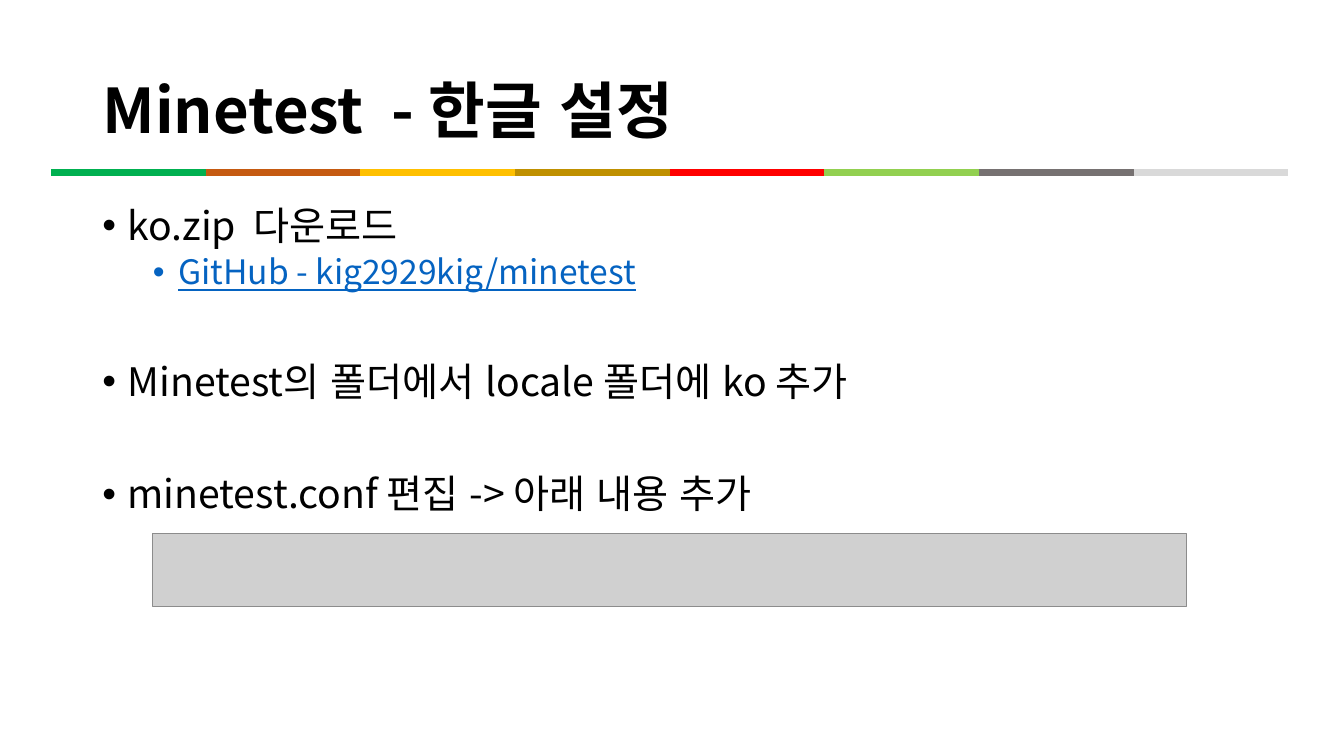
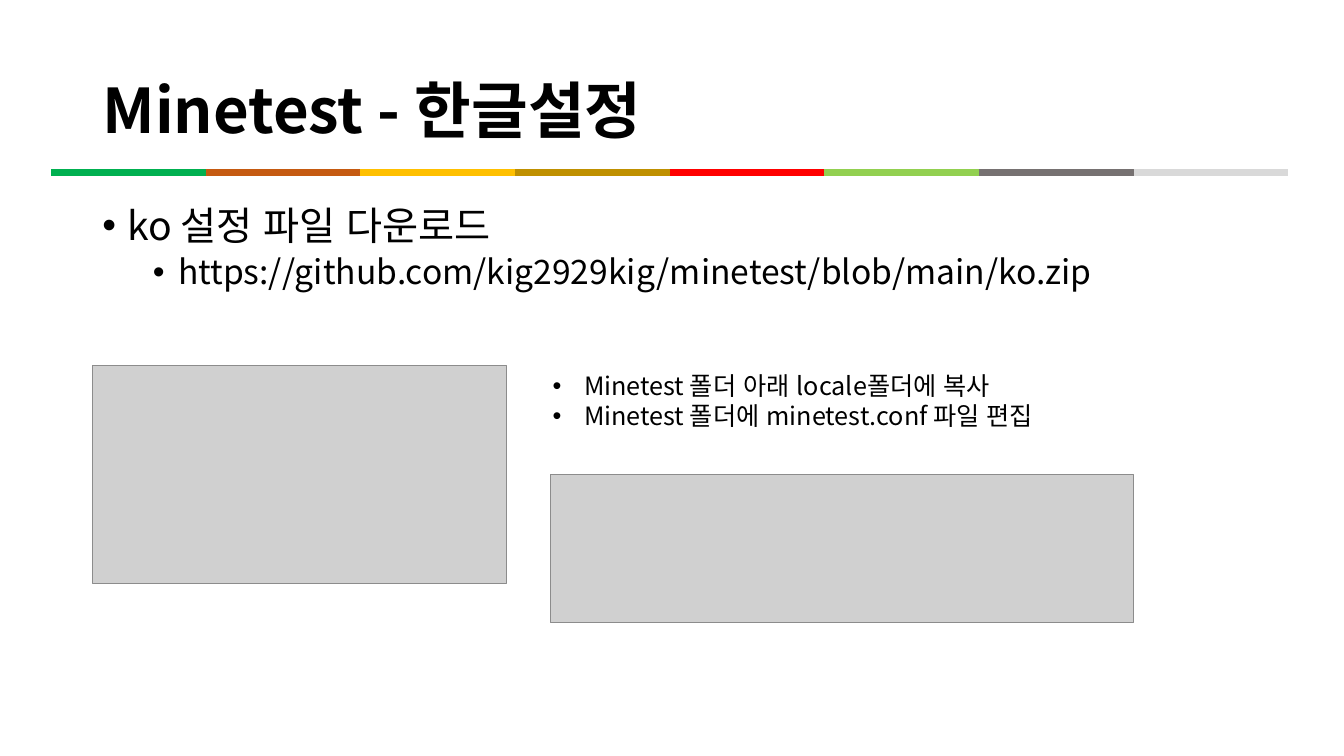
Before and after one commit to kig2929kig/minetest, a slide deck: slide 7 of Minetest와 함께하는 프로그래밍 입문.pptx (slide 6 before the commit). Drawn at 1344x756 pixels with LibreOffice and Linux fonts; fonts in the diff are those of the drawing; grey boxes stand for pictures. Boxes give left, top, right and bottom in pixels: in the first picture for what was removed or moved away, otherwise in the second. Text is boxed around its words. In the diff, an @@ line names an element or a change of style, - is before the commit and + after.

```diff
--- a/Minetest와 함께하는 프로그래밍 입문.pptx
+++ b/Minetest와 함께하는 프로그래밍 입문.pptx
@@ title at box(102, 81, 642, 139): spaces changed @@
-Minetest - 한글 설정
+Minetest - 한글설정
@@ text at box(128, 207, 1092, 293): text changed; size 28 to 24 pt @@
-• ko.zip 다운로드
-  • GitHub - kig2929kig/minetest
-• Minetest의 폴더에서 locale 폴더에 ko 추가
-• minetest.conf 편집 -> 아래 내용 추가
+• ko 설정 파일 다운로드
+  • https://github.com/kig2929kig/minetest/blob/main/ko.zip
@@ picture added at box(93, 366, 507, 584) @@
@@ text added at box(584, 374, 1033, 427), 18 pt, text #000000 @@
+• Minetest 폴더 아래 locale폴더에 복사
+• Minetest 폴더에 minetest.conf 파일 편집
@@ picture: place and size @@
-picture at box(152, 534, 1187, 607)
+picture at box(551, 475, 1134, 623)
```
Also in this commit, not shown: 2 other slides changed, 6 slides added, 3 slides removed.
